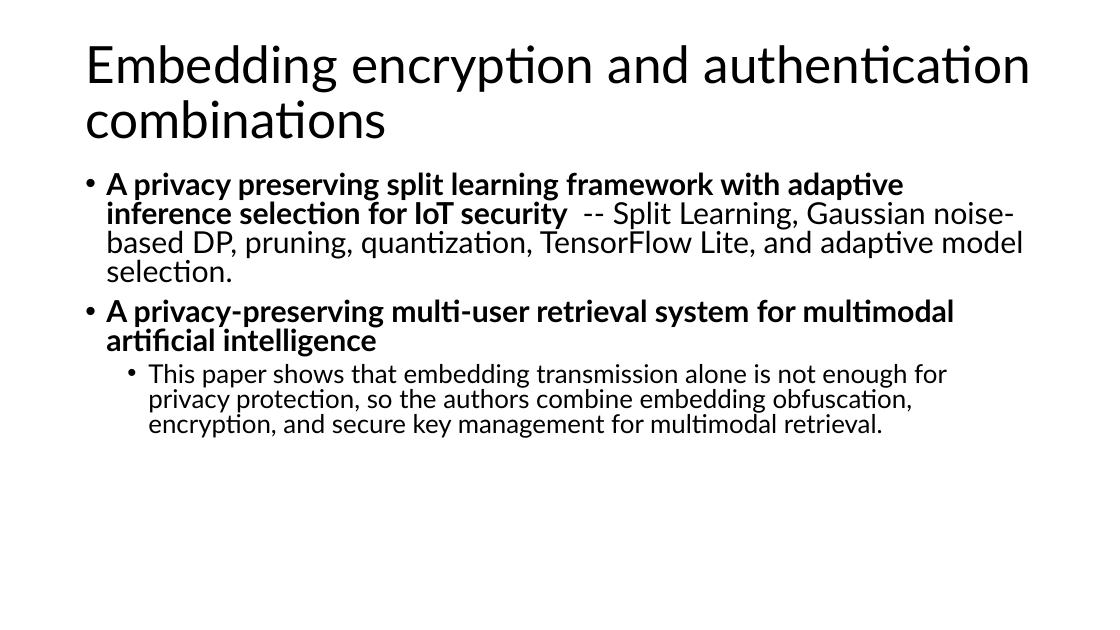
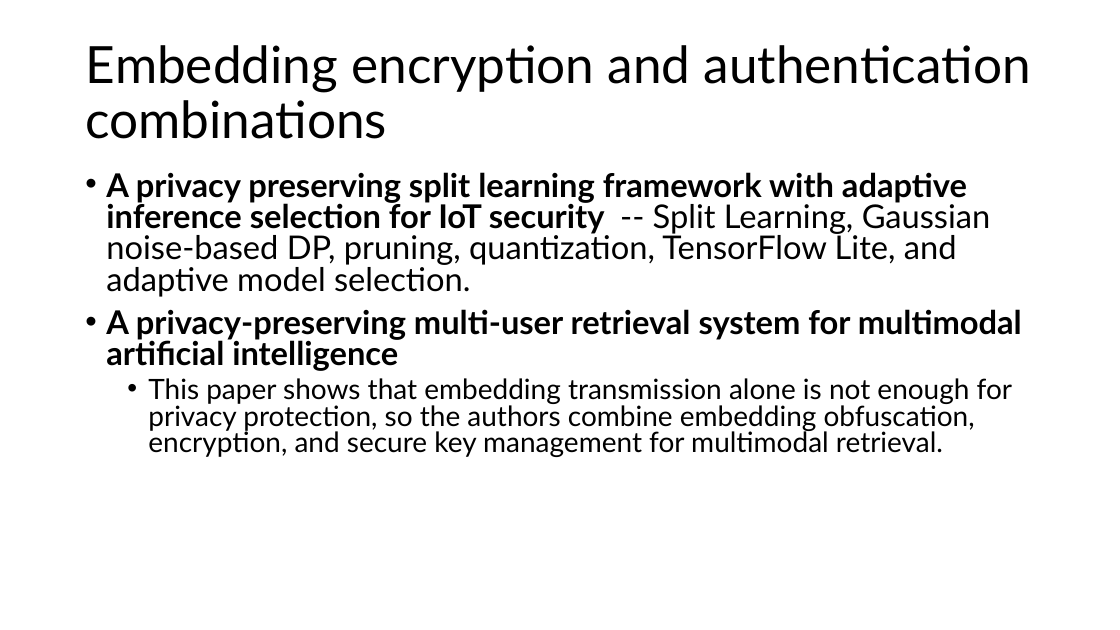
Before and after one commit to YMa10-ACS/CT5195-Master-capstone, a slide deck: slide 11 of Records/Capstone Progress.pptx (slide 9 before the commit). Drawn at 1120x630 pixels with LibreOffice and Linux fonts; fonts in the diff are those of the drawing. Boxes give left, top, right and bottom in pixels: in the first picture for what was removed or moved away, otherwise in the second. Text is boxed around its words. In the diff, an @@ line names an element or a change of style, - is before the commit and + after.

```diff
--- a/Records/Capstone Progress.pptx
+++ b/Records/Capstone Progress.pptx
@@ text "A privacy preserving split learning ..." at <box>106,172,1022,457</box>: size 25.9 to 28 pt in "A privacy preserving split learning framework with ...", "A privacy-preserving multi-user retrieval system for multimo ..."; size 22.2 to 24 pt in "This paper shows that embedding transmission alone ..." @@
```
Also in this commit, not shown: 2 slides added, 26 other files.
